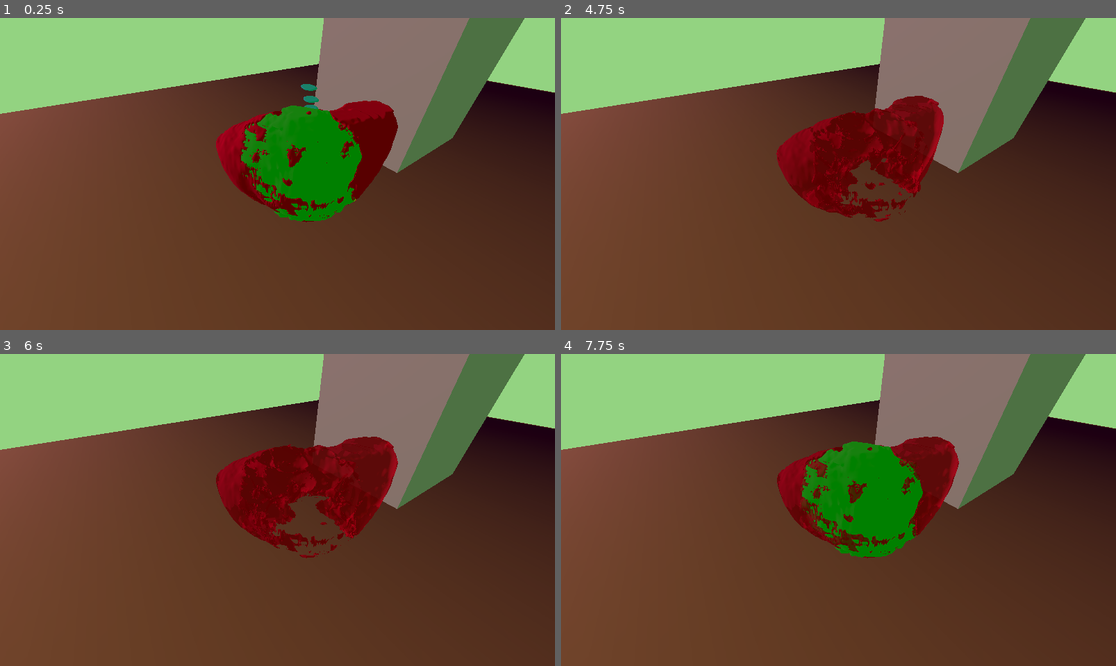
Above: before the commit, frames 1-4 (two rows, left to right).
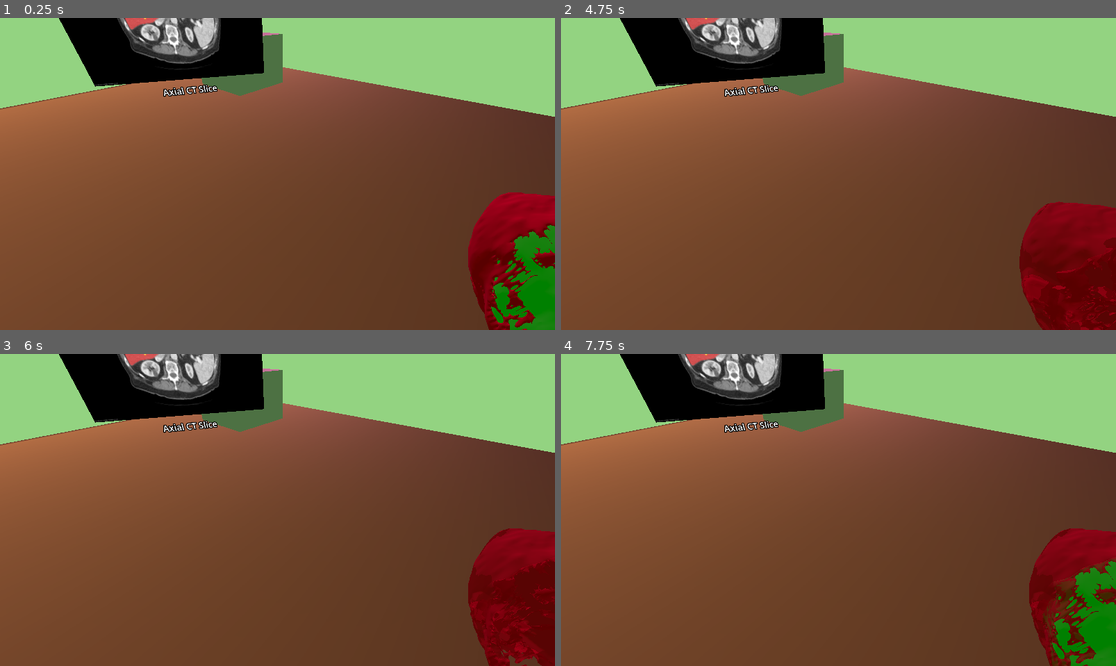
Above: after the commit, the same moments.

Repository: marcelbiezunski/imhotep-vr-biomed
Game: Godot game, scene res://node_3d.tscn
Same seed, same stepped clock (60 frames per second), same inputs: the game is played once before the commit and once after it.
Inputs:
- Up to frame 1 (0.25 s): no input
- Up to frame 2 (4.75 s): tap Enter (ui_accept) at 0.5, 0.77, 1.25, 1.52, 2, 2.75, 3.02, 3.5, 3.77, 4.25, 4.52 s; tap 1 at 0.6 s; hold A 1.28-2.03 s; tap 2 at 1.35 s; tap 3 at 2.1 s; tap 4 at 2.85 s; hold A from 3.53 s (still down); tap 5 at 3.6 s; tap Q at 4.35 s
- Up to frame 3 (6 s): tap E at 5.1 s; release A at 5.78 s; tap R at 5.85 s
- Up to frame 4 (7.75 s): tap Enter (ui_accept) at 6.02, 6.77, 7.52 s; tap L at 6.6 s; tap M at 7.35 s

The runs differ from the first frame. In frame 1, 53% of the frame differs, in the area x 0-100%, y 0-100%; in frame 2, 52%; in frame 3, 51%; in frame 4, 52%.

Commit message:
added png images of ct scan, added visualization screen and label

Diff:
--- a/godot_vr_app/node_3d.tscn
+++ b/godot_vr_app/node_3d.tscn
@@ -9,6 +9,7 @@
 [ext_resource type="PackedScene" uid="uid://bmyxyt3qi5sto" path="res://patient_001.tscn" id="7_wc5p8"]
 [ext_resource type="Script" uid="uid://br0uv14rk5h6t" path="res://tool_palette.gd" id="8_4arys"]
 [ext_resource type="PackedScene" uid="uid://c8ne202fstl5c" path="res://button_3d.tscn" id="9_6iypd"]
+[ext_resource type="Texture2D" uid="uid://ba78a0jdtukh7" path="res://assets/patient1/axial_mass.png" id="10_6iypd"]
 
 [sub_resource type="Gradient" id="Gradient_wc5p8"]
 
@@ -56,6 +57,13 @@
 [sub_resource type="SphereMesh" id="SphereMesh_wc5p8"]
 radius = 0.05
 height = 0.1
+
+[sub_resource type="StandardMaterial3D" id="StandardMaterial3D_tereu"]
+shading_mode = 0
+albedo_texture = ExtResource("10_6iypd")
+
+[sub_resource type="PlaneMesh" id="PlaneMesh_cdqbm"]
+size = Vector2(3, 2)
 
 [node name="Main" type="Node3D"]
 script = ExtResource("1_61lph")
@@ -226,11 +234,18 @@
 label_text = "RotateReset"
 
 [node name="SliceScreenAnchor" type="Node3D" parent="MedicalWorkspace"]
-
-[node name="SliceScreen" type="Node3D" parent="MedicalWorkspace/SliceScreenAnchor"]
+transform = Transform3D(-0.50000006, -0.8660254, 3.7855173e-08, 0, -4.371139e-08, -1, 0.8660254, -0.50000006, 2.1855696e-08, 5, 2, 4)
+
+[node name="SliceScreen" type="MeshInstance3D" parent="MedicalWorkspace/SliceScreenAnchor"]
+material_override = SubResource("StandardMaterial3D_tereu")
+mesh = SubResource("PlaneMesh_cdqbm")
+
+[node name="SliceTitle" type="Label3D" parent="MedicalWorkspace/SliceScreenAnchor"]
+transform = Transform3D(1, 0, 0, 0, -4.371139e-08, 1, 0, -1, -4.371139e-08, 0, 0, 1.2)
+text = "Axial CT Slice"
 
 [node name="DebugCamera" type="Camera3D" parent="."]
-transform = Transform3D(-0.82214403, -0.3551619, 0.44490364, 0, 0.7815205, 0.6238796, -0.56927955, 0.5129189, -0.6425224, 1, 2, 2)
+transform = Transform3D(-0.7535634, 0.410123, -0.5137522, 0, 0.7815205, 0.6238796, 0.6573752, 0.47013286, -0.58892524, 1, 2, 2)
 current = true
 
 [connection signal="button_released" from="Player/XROrigin3D/RightController" to="Player/XROrigin3D/RightController" method="_on_right_controller_button_released"]
Binary file added: godot_vr_app/assets/patient1/axial_mass.png
Not shown, added: godot_vr_app/assets/patient1/axial_mass.png.import
Binary file added: godot_vr_app/assets/patient1/axial_mass_nocolor.png
Not shown, added: godot_vr_app/assets/patient1/axial_mass_nocolor.png.import
Binary file added: godot_vr_app/assets/patient1/coronal_mass.png
Not shown, added: godot_vr_app/assets/patient1/coronal_mass.png.import
Binary file added: godot_vr_app/assets/patient1/coronal_mass_nocolor.png
Not shown, added: godot_vr_app/assets/patient1/coronal_mass_nocolor.png.import
Binary file added: godot_vr_app/assets/patient1/sagittal_mass.png
Not shown, added: godot_vr_app/assets/patient1/sagittal_mass.png.import
Binary file added: godot_vr_app/assets/patient1/sagittal_mass_nocolor.png
Not shown, added: godot_vr_app/assets/patient1/sagittal_mass_nocolor.png.import
(and 1 more such lines)
